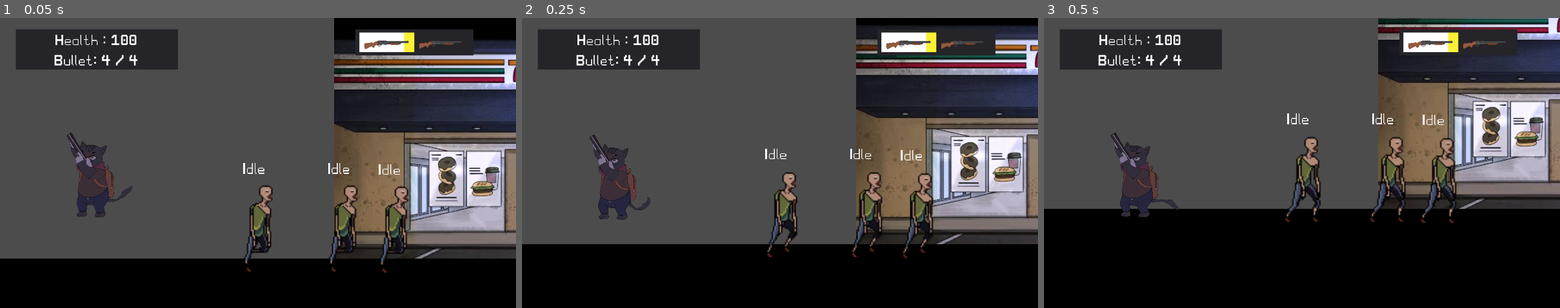
Above: before the commit, frames 1-3 (left to right).
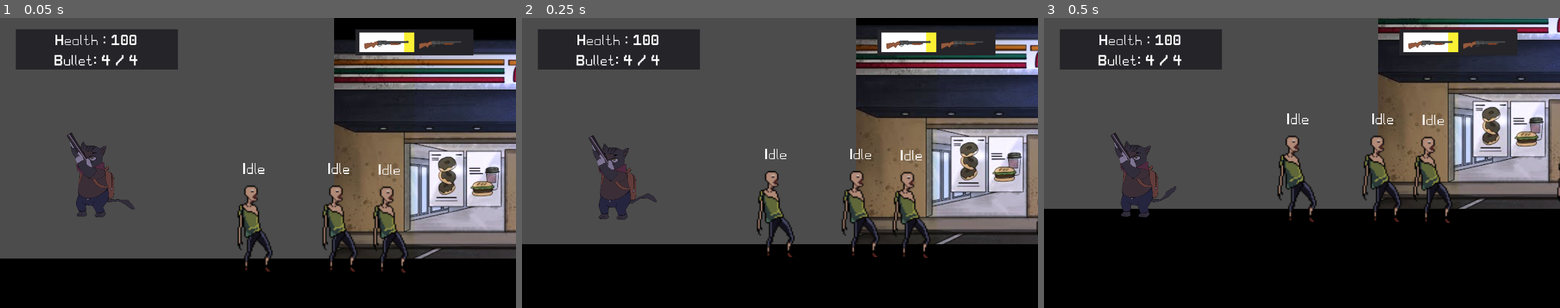
Above: after the commit, the same moments.

Repository: jjartssss/Shotgun-Glors
Game: Godot game, scene res://scenes/TestMap.tscn
Two runs of this game, one before a commit and one after it. Both use one fixed random seed, a clock stepped at 60 frames per second and the inputs below. The engine's default icon, where the game draws it, is replaced by a stand-in: a white triangle on a blue panel in a dark square.
Inputs:
- Up to frame 1 (0.05 s): no input
- Up to frame 2 (0.25 s): no input
- Up to frame 3 (0.5 s): no input

The runs differ from the first frame. In frame 1, 3.5% of the frame differs, in the area x 13-80%, y 39-88%; in frame 2, 4.1%; in frame 3, 4.2%, in the area x 13-100%, y 40-71%.

Commit message:
Added enemy Chase and attack

Diff:
--- a/prefabs/Zombies/TestEnemy.gd
+++ b/prefabs/Zombies/TestEnemy.gd
@@ -2,10 +2,14 @@
 
 var targetPlayer = null
 onready var enemy_sprite = $EnemySprite
-export var moveSpeed = 300
+var moveSpeed = rand_range(200, 450)
 
 var direction : Vector2
 var velocity = Vector2.ZERO
+var canMove = true
+
+export var attackRate : float
+var attackCooldown : float = 0
 
 func _ready():
 	set_physics_process(false)
@@ -21,12 +25,10 @@
 		enemy_sprite.flip_h = false
 
 func _physics_process(delta):
-	velocity = direction.normalized() * moveSpeed
-	velocity.y = 0  # Ensure vertical velocity is zero
-
-	if velocity.x != 0:
-		enemy_sprite.play("walk")
-	else:
-		enemy_sprite.play("idle")
+	if canMove:
+		velocity = direction.normalized() * moveSpeed
+		velocity.y = 0  # Ensure vertical velocity is zero
+#	else:
+#		enemy_sprite.play("idle")
 
 	velocity = move_and_slide(velocity)
--- a/prefabs/Zombies/TestEnemy.tscn
+++ b/prefabs/Zombies/TestEnemy.tscn
@@ -9,6 +9,8 @@
 [ext_resource path="res://scripts/States/Zombie/ChaseNormal.tscn" type="PackedScene" id=7]
 [ext_resource path="res://prefabs/Zombies/TestEnemy.gd" type="Script" id=8]
 [ext_resource path="res://assets/Zombies/Zombie Man/Walk.png" type="Texture" id=9]
+[ext_resource path="res://scripts/Components/Attack_m1.tscn" type="PackedScene" id=10]
+[ext_resource path="res://assets/Zombies/Zombie Man/Attack_1.png" type="Texture" id=11]
 
 [sub_resource type="DynamicFont" id=13]
 size = 52
@@ -17,6 +19,31 @@
 [sub_resource type="RectangleShape2D" id=11]
 extents = Vector2( 49, 155 )
 
+[sub_resource type="AtlasTexture" id=24]
+flags = 4
+atlas = ExtResource( 11 )
+region = Rect2( 0, 0, 96, 96 )
+
+[sub_resource type="AtlasTexture" id=25]
+flags = 4
+atlas = ExtResource( 11 )
+region = Rect2( 96, 0, 96, 96 )
+
+[sub_resource type="AtlasTexture" id=26]
+flags = 4
+atlas = ExtResource( 11 )
+region = Rect2( 192, 0, 96, 96 )
+
+[sub_resource type="AtlasTexture" id=27]
+flags = 4
+atlas = ExtResource( 11 )
+region = Rect2( 288, 0, 96, 96 )
+
+[sub_resource type="AtlasTexture" id=28]
+flags = 4
+atlas = ExtResource( 11 )
+region = Rect2( 384, 0, 96, 96 )
+
 [sub_resource type="AtlasTexture" id=1]
 flags = 4
 atlas = ExtResource( 3 )
@@ -99,6 +126,11 @@
 
 [sub_resource type="SpriteFrames" id=9]
 animations = [ {
+"frames": [ SubResource( 24 ), SubResource( 25 ), SubResource( 26 ), SubResource( 27 ), SubResource( 28 ) ],
+"loop": true,
+"name": "attackm1",
+"speed": 8.0
+}, {
 "frames": [ SubResource( 1 ), SubResource( 2 ), SubResource( 3 ), SubResource( 4 ), SubResource( 5 ), SubResource( 6 ), SubResource( 7 ), SubResource( 8 ) ],
 "loop": true,
 "name": "idle",
@@ -132,10 +164,14 @@
 [sub_resource type="RectangleShape2D" id=14]
 extents = Vector2( 512, 86 )
 
-[node name="TestEnemy" type="KinematicBody2D"]
-collision_layer = 4
+[sub_resource type="RectangleShape2D" id=23]
+extents = Vector2( 101, 125.5 )
+
+[node name="TestEnemy" type="KinematicBody2D" groups=["Enemy"]]
+collision_layer = 0
 collision_mask = 4
 script = ExtResource( 8 )
+attackRate = 1.0
 
 [node name="txtState" type="Label" parent="."]
 margin_left = -150.0
@@ -157,8 +193,8 @@
 position = Vector2( 0, -237 )
 scale = Vector2( 5, 5 )
 frames = SubResource( 9 )
-animation = "walk"
-frame = 5
+animation = "attackm1"
+frame = 3
 playing = true
 
 [node name="EnemyHealth" type="Node2D" parent="."]
@@ -183,6 +219,8 @@
 
 [node name="ChaseNormal" parent="StateMachine" instance=ExtResource( 7 )]
 
+[node name="Attack_m1" parent="StateMachine" instance=ExtResource( 10 )]
+
 [node name="AnimationPlayer" type="AnimationPlayer" parent="."]
 anims/hit_normal = SubResource( 12 )
 
@@ -192,4 +230,38 @@
 position = Vector2( 0, -148 )
 shape = SubResource( 14 )
 
+[node name="AttackDetectM1" type="Area2D" parent="."]
+
+[node name="CollisionShape2D" type="CollisionShape2D" parent="AttackDetectM1"]
+modulate = Color( 1, 0.121569, 0.054902, 1 )
+position = Vector2( 0, -137.5 )
+shape = SubResource( 23 )
+
+[node name="rayCastLeft" type="RayCast2D" parent="."]
+position = Vector2( 0, -148 )
+enabled = true
+cast_to = Vector2( -513, -2 )
+
+[node name="rayCastRight" type="RayCast2D" parent="."]
+position = Vector2( 0, -148 )
+enabled = true
+cast_to = Vector2( 513, -2 )
+
+[node name="attackRayCastLeft" type="RayCast2D" parent="."]
+position = Vector2( 0, -119 )
+enabled = true
+cast_to = Vector2( -100, -2 )
+
+[node name="attackRayCastRight" type="RayCast2D" parent="."]
+position = Vector2( 0, -119 )
+enabled = true
+cast_to = Vector2( 100, -2 )
+
+[connection signal="animation_finished" from="EnemySprite" to="StateMachine/Attack_m1" method="_on_EnemySprite_animation_finished"]
 [connection signal="body_entered" from="ChaseDetect" to="StateMachine/Idle" method="_on_ChaseDetect_body_entered"]
+[connection signal="body_entered" from="AttackDetectM1" to="StateMachine/ChaseNormal" method="_on_AttackDetectM1_body_entered"]
+[connection signal="body_exited" from="AttackDetectM1" to="StateMachine/Attack_m1" method="_on_AttackDetectM1_body_exited"]
+[connection signal="child_entered_tree" from="rayCastLeft" to="StateMachine/Idle" method="_on_rayCastLeft_child_entered_tree"]
+[connection signal="child_entered_tree" from="rayCastRight" to="StateMachine/Idle" method="_on_rayCastRight_child_entered_tree"]
+[connection signal="child_entered_tree" from="attackRayCastLeft" to="StateMachine/Idle" method="_on_rayCastLeft_child_entered_tree"]
+[connection signal="child_entered_tree" from="attackRayCastRight" to="StateMachine/Idle" method="_on_rayCastRight_child_entered_tree"]
--- a/prefabs/bullets/Bullet.gd
+++ b/prefabs/bullets/Bullet.gd
@@ -3,6 +3,8 @@
 export var speed = 3500
 var bulletDamage : int
 var direction = Vector2.ZERO
+
+export var alreadyHit = false
 
 func _ready():
 	set_process(true)
@@ -17,3 +19,8 @@
 
 func _on_Timer_timeout():
 	queue_free()
+
+
+func _on_Area2D_body_entered(body):
+	if body.is_in_group("Enemy"):
+		queue_free()
--- a/prefabs/bullets/Bullet.tscn
+++ b/prefabs/bullets/Bullet.tscn
@@ -1,9 +1,12 @@
-[gd_scene load_steps=4 format=2]
+[gd_scene load_steps=5 format=2]
 
 [ext_resource path="res://prefabs/bullets/Bullet.gd" type="Script" id=1]
 [ext_resource path="res://assets/tempbullet.png" type="Texture" id=2]
 
 [sub_resource type="RectangleShape2D" id=1]
+
+[sub_resource type="RectangleShape2D" id=2]
+extents = Vector2( 20, 11 )
 
 [node name="Bullet" type="Area2D" groups=["Bullet"]]
 collision_layer = 2
@@ -21,4 +24,10 @@
 wait_time = 0.2
 autostart = true
 
+[node name="Area2D" type="Area2D" parent="."]
+
+[node name="CollisionShape2D" type="CollisionShape2D" parent="Area2D"]
+shape = SubResource( 2 )
+
 [connection signal="timeout" from="Timer" to="." method="_on_Timer_timeout"]
+[connection signal="body_entered" from="Area2D" to="." method="_on_Area2D_body_entered"]
--- a/prefabs/player/Guns/MachineGun.tres
+++ b/prefabs/player/Guns/MachineGun.tres
@@ -13,5 +13,5 @@
 BulletLeft = 50
 BulletMax = 50
 AutoFire = true
-FireRate = 0.1
+FireRate = 0.05
 GunSprite = ExtResource( 2 )
--- a/prefabs/player/Guns/ShotGun.tres
+++ b/prefabs/player/Guns/ShotGun.tres
@@ -7,7 +7,7 @@
 script = ExtResource( 1 )
 GunName = "ShotGun"
 BulletSpeed = 3500
-BulletDamage = 4
+BulletDamage = 25
 BulletCount = 4
 BulletAccuracy = 100
 BulletLeft = 4
--- a/prefabs/player/Roger.tscn
+++ b/prefabs/player/Roger.tscn
@@ -138,7 +138,7 @@
 scale = Vector2( 0.5, 0.5 )
 frames = SubResource( 1 )
 animation = "stand_idle"
-frame = 1
+frame = 6
 playing = true
 offset = Vector2( -122, -280 )
 
@@ -156,7 +156,7 @@
 scale = Vector2( 0.5, 0.5 )
 frames = SubResource( 2 )
 animation = "idle"
-frame = 7
+frame = 2
 playing = true
 offset = Vector2( 74, -4 )
 
--- /dev/null
+++ b/scripts/Components/Attack_m1.tscn
@@ -0,0 +1,6 @@
+[gd_scene load_steps=2 format=2]
+
+[ext_resource path="res://scripts/States/Zombie/Attack_m1.gd" type="Script" id=1]
+
+[node name="Attack_m1" type="Node2D"]
+script = ExtResource( 1 )
--- a/HitCollider.gd
+++ b/scripts/Components/HitCollider.gd
@@ -26,17 +26,19 @@
 
 func _on_HitCollider_area_entered(area):
 	if area.is_in_group("Bullet"):
-		var bloodInstance = bloodEffect.instance()
-		get_tree().current_scene.add_child(bloodInstance)
-		bloodInstance.global_position = area.global_position
-#		bloodInstance.rotation = global_position.angle_to_point(area.global_position)
-		if area.global_position.x > global_position.x:
-			bloodInstance.scale.x = 1
-		else:
-			bloodInstance.scale.x = -1
+		if !area.alreadyHit:
+			area.alreadyHit = true
+			var bloodInstance = bloodEffect.instance()
+			get_tree().current_scene.add_child(bloodInstance)
+			bloodInstance.global_position = area.global_position
+	#		bloodInstance.rotation = global_position.angle_to_point(area.global_position)
+			if area.global_position.x > global_position.x:
+				bloodInstance.scale.x = 1
+			else:
+				bloodInstance.scale.x = -1
 
-		animPlayer.play("hit_normal")
-		var bullet : RegularBullet = area
-		healthManager.DamageHealth(bullet.bulletDamage)
-		print("Damage taken " + str(bullet.bulletDamage))
-		area.queue_free()
+			animPlayer.play("hit_normal")
+			var bullet : RegularBullet = area
+			healthManager.DamageHealth(bullet.bulletDamage)
+			print("Damage taken " + str(bullet.bulletDamage))
+			area.queue_free()
--- a/scripts/Components/HitCollider.tscn
+++ b/scripts/Components/HitCollider.tscn
@@ -1,6 +1,6 @@
 [gd_scene load_steps=2 format=2]
 
-[ext_resource path="res://HitCollider.gd" type="Script" id=1]
+[ext_resource path="res://scripts/Components/HitCollider.gd" type="Script" id=1]
 
 [node name="HitCollider" type="Area2D"]
 script = ExtResource( 1 )
--- /dev/null
+++ b/scripts/States/Zombie/Attack_m1.gd
@@ -0,0 +1,32 @@
+extends "res://scripts/States/States.gd"
+
+
+var playerInAttackRange = false
+var attackFinished = false
+var target = null
+
+func enter():
+	.enter()
+	owner.set_physics_process(true)
+	animSprite.frame = 0
+	attackFinished = false
+	playerInAttackRange = false
+	animSprite.play("attackm1")
+
+func exit():
+	.exit()
+	owner.set_physics_process(false)
+
+func _on_AttackDetectM1_body_exited(body):
+	if body.is_in_group("Player"):
+		playerInAttackRange = false
+
+#
+func transition():
+	if attackFinished:
+		get_parent().change_state("Idle")
+
+
+func _on_EnemySprite_animation_finished():
+	if animSprite.animation == "attackm1":
+		attackFinished = true
--- a/scripts/States/Zombie/ChaseNormal.gd
+++ b/scripts/States/Zombie/ChaseNormal.gd
@@ -1,11 +1,46 @@
 extends "res://scripts/States/States.gd"
+
+
+var playerInAttackRange = false
+var target = null
+onready var attack_ray_cast_left = $"../../attackRayCastLeft"
+onready var attack_ray_cast_right = $"../../attackRayCastRight"
 
 func enter():
 	.enter()
 	owner.set_physics_process(true)
-	animSprite.play("idle")
-
+	animSprite.play("walk")
+	playerInAttackRange = false
+	get_parent().get_parent().canMove = true
 
 func exit():
 	.exit()
 	owner.set_physics_process(false)
+
+
+func _on_AttackDetectM1_body_entered(body):
+	if body.is_in_group("Player"):
+		playerInAttackRange = true
+		print("Player in attack range " + body.name)
+
+func transition():
+	if attack_ray_cast_left.is_colliding():
+		var collider = attack_ray_cast_left.get_collider()
+		if collider.is_in_group("Player"):
+			playerInAttackRange = true
+			print("Ey, detected player!")
+		else:
+			playerInAttackRange = false
+	elif attack_ray_cast_right.is_colliding():
+		var collider = attack_ray_cast_right.get_collider()
+		if collider.is_in_group("Player"):
+			playerInAttackRange = true
+			print("Ey, detected player!")
+		else:
+			playerInAttackRange = false
+	else:
+		playerInAttackRange = false
+
+	if playerInAttackRange:
+		animSprite.frame = 0
+		get_parent().change_state("Attack_m1")
--- a/scripts/States/Zombie/Idle.gd
+++ b/scripts/States/Zombie/Idle.gd
@@ -1,14 +1,52 @@
 extends "res://scripts/States/States.gd"
+onready var ray_cast_left = $"../../rayCastLeft"
+onready var ray_cast_right = $"../../rayCastRight"
 
 
 var player_detected = false
 var target = null
+var parentEnemy
+
+func _ready():
+	parentEnemy = get_parent().get_parent()
+
+func enter():
+	.enter()
+	owner.set_physics_process(true)
+	animSprite.frame = 0
+	animSprite.play("idle")
+	player_detected = false
+	parentEnemy.attackCooldown = 0
+	get_parent().get_parent().canMove = false
+
 func _on_ChaseDetect_body_entered(body):
 	if body.is_in_group("Player"):
 		player_detected = true
 		target = body
+
 func transition():
-	if player_detected:
+	if ray_cast_left.is_colliding():
+		var collider = ray_cast_left.get_collider()
+		if collider.is_in_group("Player"):
+			player_detected = true
+			target = collider
+			print("Ey, detected player!")
+		else:
+			player_detected = false
+	elif ray_cast_right.is_colliding():
+		var collider = ray_cast_right.get_collider()
+		if collider.is_in_group("Player"):
+			player_detected = true
+			target = collider
+			print("Ey, detected player!")
+		else:
+			player_detected = false
+	else:
+		player_detected = false
+
+	if parentEnemy.attackCooldown >= parentEnemy.attackRate and player_detected:
 		get_parent().change_state("ChaseNormal")
 		get_parent().target = target
 		get_parent().get_parent().targetPlayer = target
+	else:
+		parentEnemy.attackCooldown += 0.1
Not shown: 1 places in prefabs/Zombies/TestEnemy.tscn that only renumber resources
